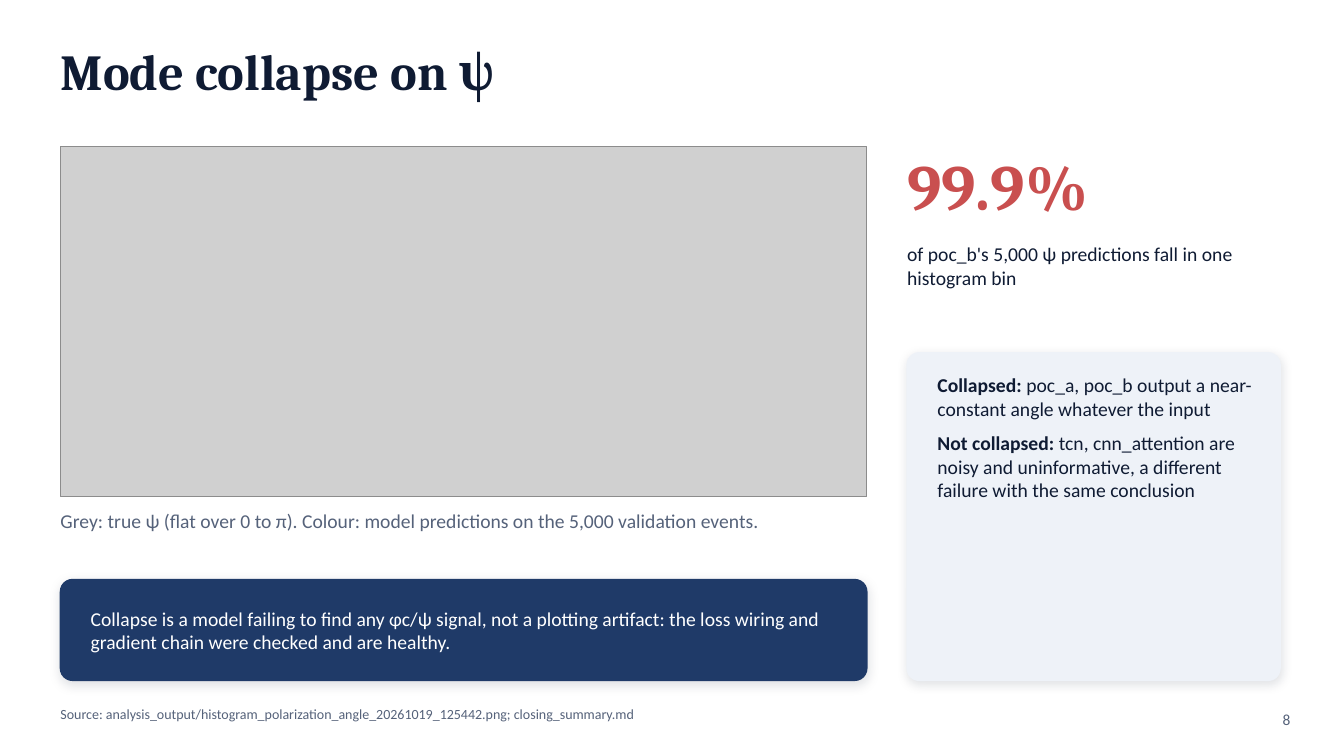
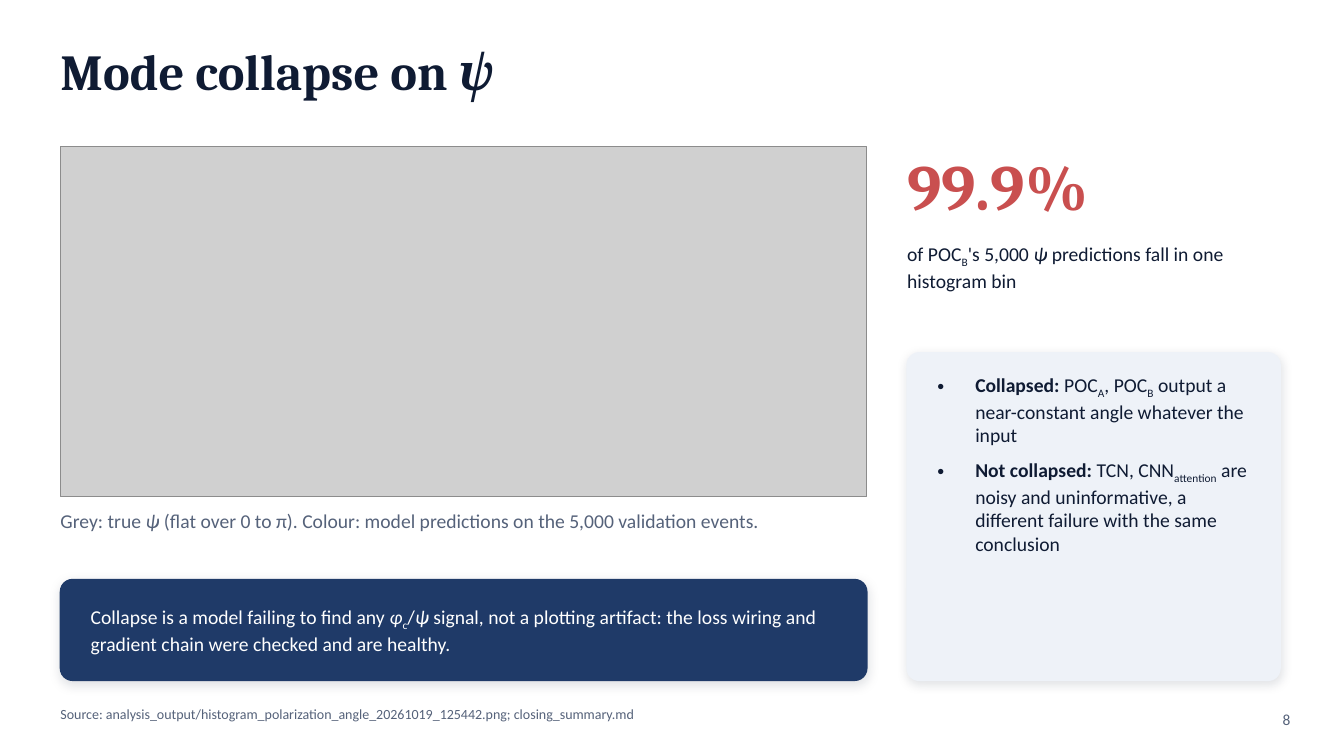
Before and after one commit to syedalimohsinbukhari/ml_practice_v2, a slide deck: slide 8 of experiments/phic_psi_poc-redo/phic_psi_presentation.pptx. Drawn at 1344x756 pixels with LibreOffice and Linux fonts; fonts in the diff are those of the drawing; grey boxes stand for pictures. Boxes give left, top, right and bottom in pixels: in the first picture for what was removed or moved away, otherwise in the second. Text is boxed around its words. In the diff, an @@ line names an element or a change of style, - is before the commit and + after.

```diff
--- a/experiments/phic_psi_poc-redo/phic_psi_presentation.pptx
+++ b/experiments/phic_psi_poc-redo/phic_psi_presentation.pptx
@@ title "Mode collapse on ψ" at (x1=60, y1=51, x2=495, y2=102): italic on in "ψ" @@
@@ text at (x1=907, y1=247, x2=1223, y2=292): text changed @@
-of poc_b's 5,000 ψ predictions fall in one histogram bin
+of POCB's 5,000 ψ predictions fall in one histogram bin
@@ text at (x1=975, y1=378, x2=1247, y2=551): text changed @@
-• Collapsed: poc_a, poc_b output a near-constant angle whatever the input
-• Not collapsed: tcn, cnn_attention are noisy and uninformative, a different failure with the same conclusion
+• Collapsed: POCA, POCB output a near-constant angle whatever the input
+• Not collapsed: TCN, CNNattention are noisy and uninformative, a different failure with the same conclusion
@@ text "Grey: true ψ (flat over ..." at (x1=60, y1=514, x2=758, y2=531): italic on in "ψ" @@
@@ text "Collapse is a model failing ..." at (x1=91, y1=610, x2=816, y2=655): now subscript, italic on in "φc/ψ" @@
```
Also in this commit, not shown: 15 other slides changed, 4 other files.
